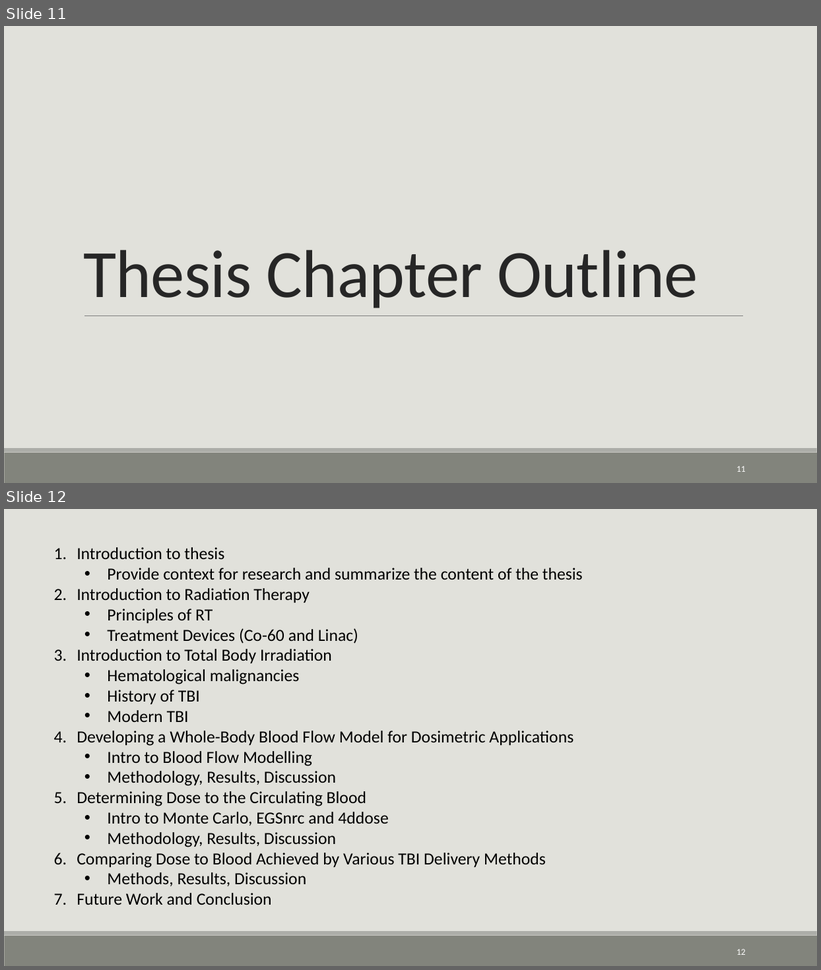
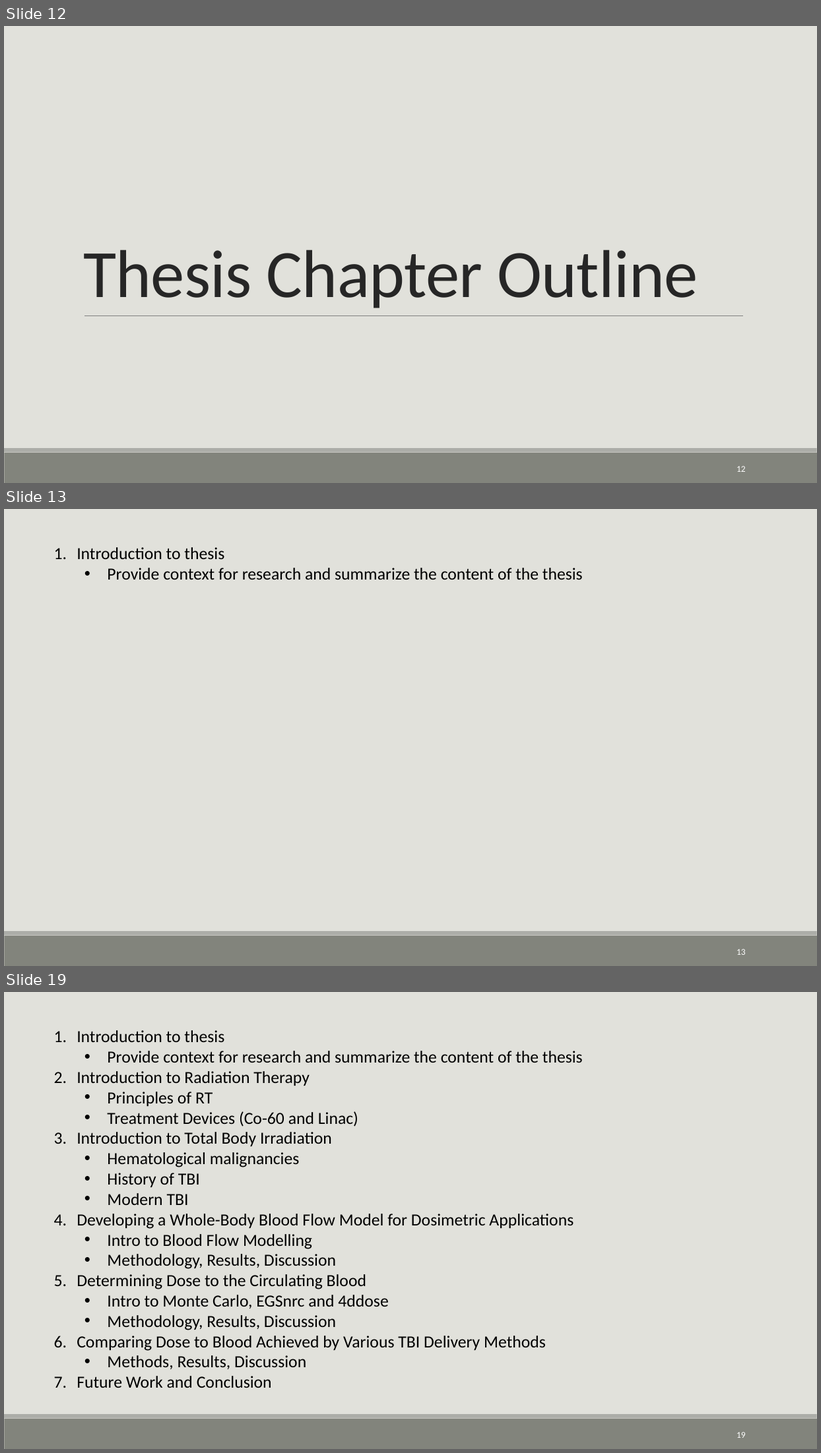
Before and after one commit to CNorthwayMedPhys/Full-Body-Flow-Model-Project, a slide deck: Working Documents/03.26_Committee Meeting.pptx. Shown one above the other, each under a label of ours: slides 11 and 12 before the commit, slides 12, 13 and 19 after it; the slides between them are not shown. The pictures are 821x970 and 821x1453 pixels, drawn with LibreOffice and Linux fonts; fonts in the diff are those of the drawing. Boxes give left, top, right and bottom in pixels: in the first picture for what was removed or moved away, otherwise in the second. Text is boxed around its words. In the diff, an @@ line names an element or a change of style, - is before the commit and + after.

```diff
--- a/Working Documents/03.26_Committee Meeting.pptx
+++ b/Working Documents/03.26_Committee Meeting.pptx
@@ slide 13 added at (x1=4, y1=509, x2=817, y2=966), background #E1E1DB; not listed: 2 template elements that a slide beside it also shows @@
@@ text added at (x1=77, y1=547, x2=583, y2=580), 20 pt, text #000000 @@
+1. Introduction to thesis
+  • Provide context for research and summarize the content of the thesis
@@ page number added at (x1=737, y1=949, x2=746, y2=955), 10.5 pt, text #FFFFFF @@
+13
@@ what was slide 11 is now slide 12 @@
@@ page number at (x1=737, y1=466, x2=746, y2=472): text changed @@
-11
+12
@@ what was slide 12 is now slide 19 @@
@@ page number at (x1=737, y1=1432, x2=746, y2=1438): text changed @@
-12
+19
```
Also in this commit, not shown: 6 slides changed, 8 other slides added, 1 other file.
